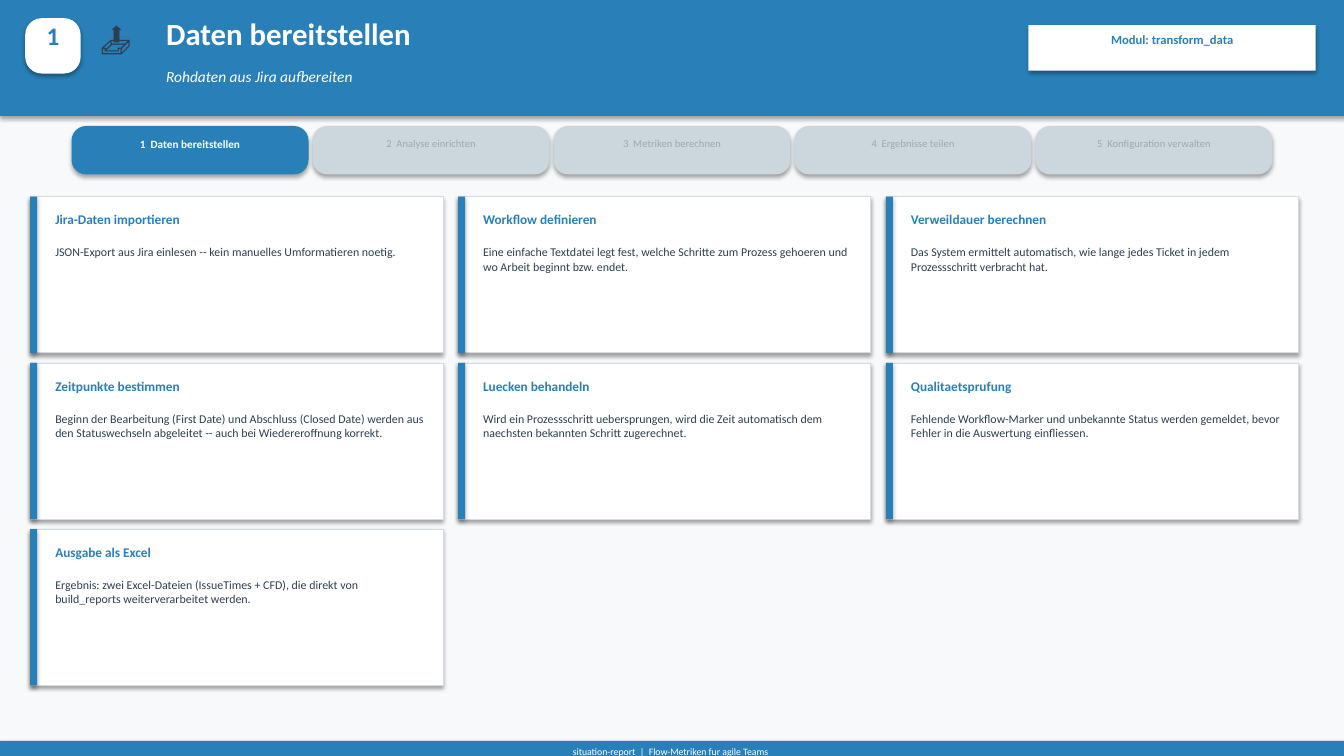
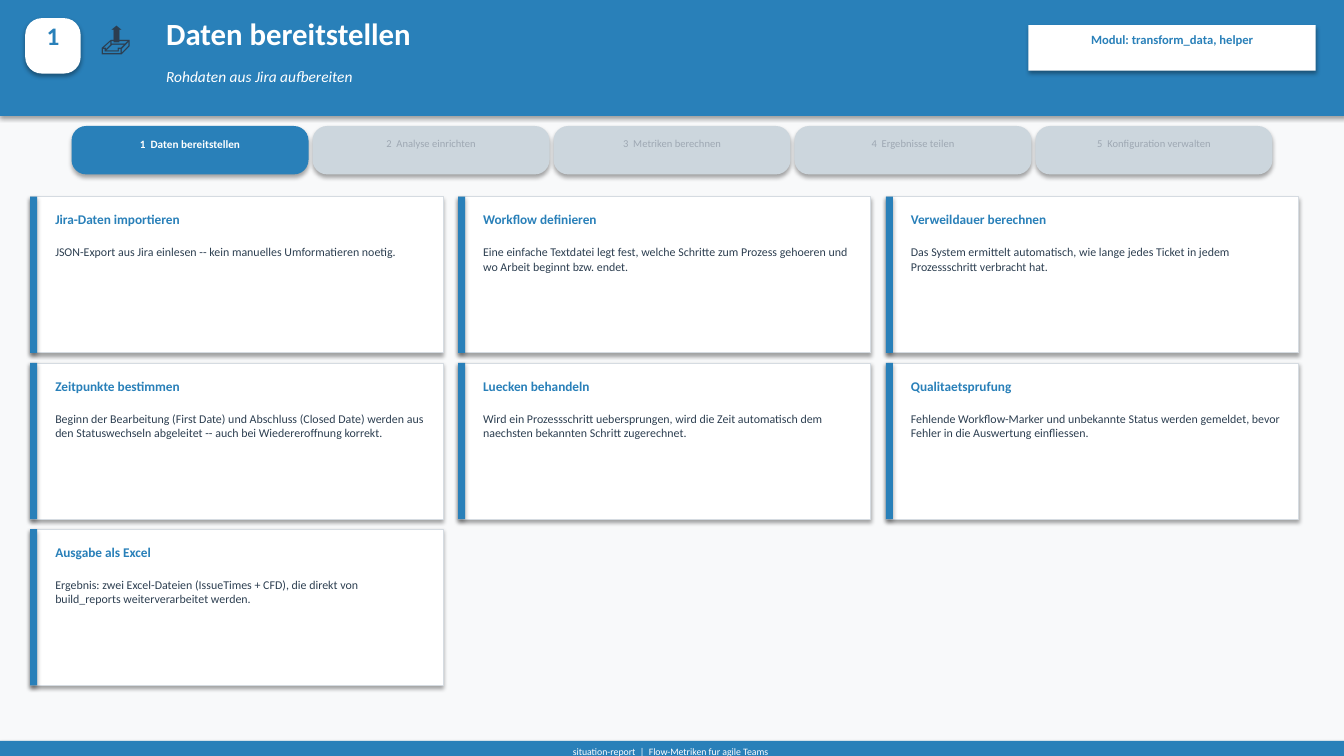
Before and after one commit to Jaegerfeld/situation-report, a slide deck: slide 3 of docs/situation_report_prozess.pptx. Drawn at 1344x756 pixels with LibreOffice and Linux fonts; fonts in the diff are those of the drawing. Boxes give left, top, right and bottom in pixels: in the first picture for what was removed or moved away, otherwise in the second. Text is boxed around its words. In the diff, an @@ line names an element or a change of style, - is before the commit and + after.

```diff
--- a/docs/situation_report_prozess.pptx
+++ b/docs/situation_report_prozess.pptx
@@ text at (x1=1091, y1=35, x2=1253, y2=46): text changed @@
-Modul: transform_data
+Modul: transform_data, helper
```
Also in this commit, not shown: 2 other slides changed, 12 other files.
